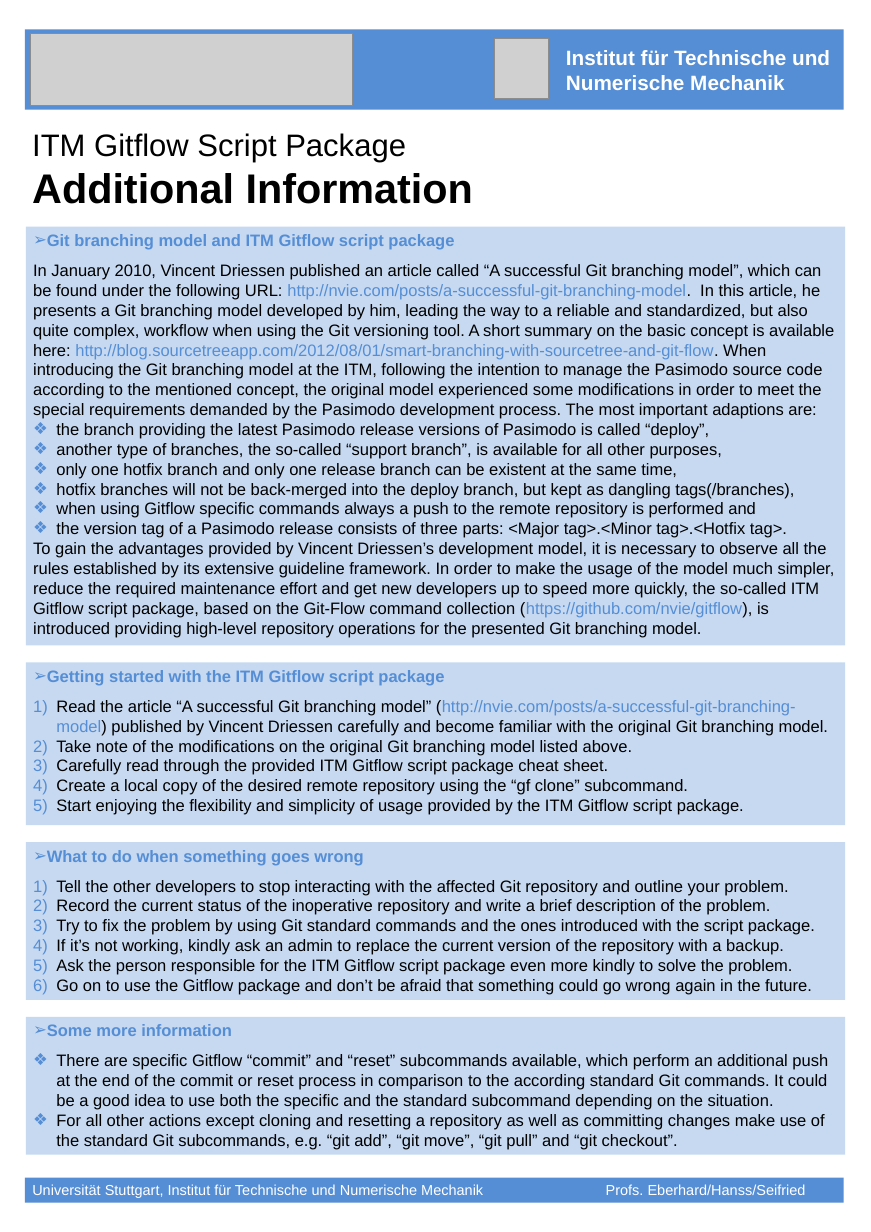
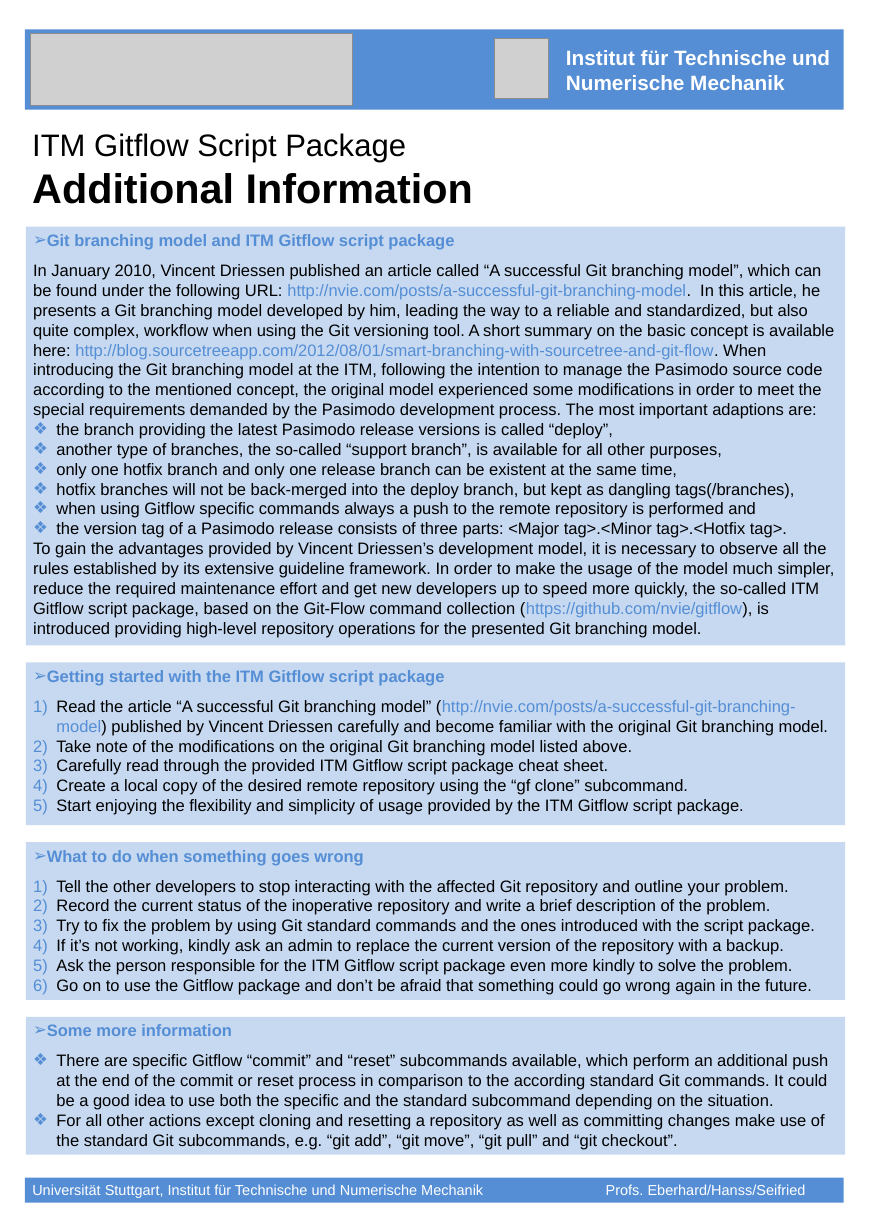
Before and after one commit to fspreng/ITM_gitflow, a slide deck: slide 4 of gitflow_cheat_sheet.pptx. Drawn at 871x1232 pixels with LibreOffice and Linux fonts; fonts in the diff are those of the drawing; grey boxes stand for pictures. Boxes give left, top, right and bottom in pixels: in the first picture for what was removed or moved away, otherwise in the second. Text is boxed around its words. In the diff, an @@ line names an element or a change of style, - is before the commit and + after.

```diff
--- a/gitflow_cheat_sheet.pptx
+++ b/gitflow_cheat_sheet.pptx
@@ text in rectangle at box(56, 423, 613, 439): text changed @@
-❖ the branch providing the latest Pasimodo release versions of Pasimodo is called “deploy”,
+❖ the branch providing the latest Pasimodo release versions is called “deploy”,
```
Also in this commit, not shown: 1 other file.
